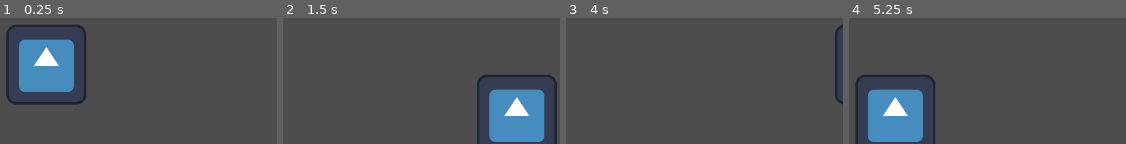
Above: before the commit, frames 1-4 (left to right).
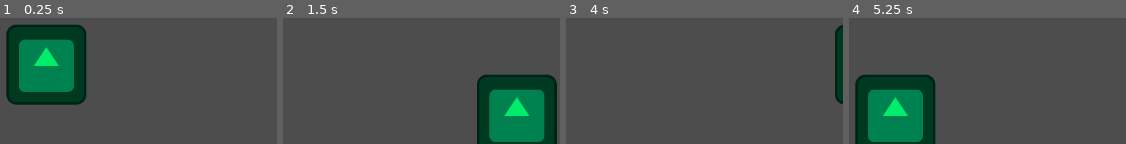
Above: after the commit, the same moments.

Repository: M1rceaDogaru/gwj-85
Game: Godot game, scene res://map/map.tscn
Two runs of this game, one before a commit and one after it. Both use one fixed random seed, a clock stepped at 60 frames per second and the inputs below. The engine's default icon, where the game draws it, is replaced by a stand-in: a white triangle on a blue panel in a dark square.
Inputs:
- Up to frame 1 (0.25 s): no input
- Up to frame 2 (1.5 s): tap Enter at 0.5 s; hold D (move_right) 0.53-1.28 s; hold S (move_down) from 1.28 s (still down)
- Up to frame 3 (4 s): tap Space at 2, 3.5 s; release S (move_down) at 2.03 s; hold D (move_right) 2.03-2.78 s; tap Enter at 2.75 s; hold W (move_up) 2.78-3.53 s; hold A (move_left) from 3.53 s (still down)
- Up to frame 4 (5.25 s): release A (move_left) at 5.03 s; hold S (move_down) from 5.03 s (still down)

The runs differ from the first frame. In frame 1, 18% of the frame differs, in the area x 2-32%, y 5-69%; in frame 2, 16%; in frame 3, 1.7%; in frame 4, 16%.

Commit message:
Use areas and add enemy

Diff:
--- /dev/null
+++ b/src/enemy/enemy.gd
@@ -0,0 +1,29 @@
+extends Area2D
+
+@export var move_speed: float = 100.0
+@export var max_hp: int = 20
+@export var damage: int = 10
+
+var hp: int
+var player: Node = null
+
+signal died
+
+func _ready() -> void:
+	hp = max_hp
+
+func _physics_process(delta: float) -> void:
+	if player:
+		var direction = (player.global_position - global_position).normalized()
+		position += direction * move_speed * delta
+
+func take_damage(amount: int) -> void:
+	hp -= amount
+	if hp <= 0:
+		died.emit()
+		queue_free()
+
+# Detect player collision
+func _on_area_entered(area: Area2D) -> void:
+	if area.is_in_group("player"):
+		area.take_damage(damage)
--- /dev/null
+++ b/src/enemy/enemy.tscn
@@ -0,0 +1,21 @@
+[gd_scene load_steps=4 format=3 uid="uid://6gsojm6g0v3m"]
+
+[ext_resource type="Texture2D" uid="uid://bnjpj4e2pjxk4" path="res://icon.svg" id="1_2mvqj"]
+[ext_resource type="Script" uid="uid://c6opshge6lv53" path="res://enemy/enemy.gd" id="1_ofsxj"]
+
+[sub_resource type="CircleShape2D" id="CircleShape2D_ofsxj"]
+radius = 33.24154
+
+[node name="Enemy" type="Area2D"]
+collision_layer = 2
+collision_mask = 5
+script = ExtResource("1_ofsxj")
+
+[node name="Sprite2D" type="Sprite2D" parent="."]
+modulate = Color(0.99999994, 0.20140278, 0.24078491, 1)
+texture = ExtResource("1_2mvqj")
+
+[node name="CollisionShape2D" type="CollisionShape2D" parent="."]
+shape = SubResource("CircleShape2D_ofsxj")
+
+[connection signal="area_entered" from="." to="." method="_on_area_entered"]
--- a/src/player/player.gd
+++ b/src/player/player.gd
@@ -1,9 +1,10 @@
-extends CharacterBody2D
+extends Area2D
 
 @export var move_speed: float = 400.0
 @export var max_hp: int = 100
 
 var hp: int
+var velocity: Vector2
 
 signal died
 
@@ -14,14 +15,13 @@
 	handle_movement(delta)
 
 func handle_movement(delta: float) -> void:
+	velocity = Vector2.ZERO
 	var horizontal_input = Input.get_axis("move_left", "move_right")
 	var vertical_input = Input.get_axis("move_up", "move_down")
 	velocity = Vector2(horizontal_input, vertical_input)
 
 	if velocity != Vector2.ZERO:
-		velocity = velocity.normalized() * move_speed
-
-	move_and_slide()
+		position += velocity.normalized() * move_speed * delta
 
 func take_damage(amount: int) -> void:
 	hp -= amount
--- a/src/player/player.tscn
+++ b/src/player/player.tscn
@@ -6,10 +6,12 @@
 [sub_resource type="CircleShape2D" id="CircleShape2D_rkbax"]
 radius = 31.016125
 
-[node name="Player" type="CharacterBody2D"]
+[node name="Player" type="Area2D" groups=["player"]]
+collision_mask = 6
 script = ExtResource("1_rkbax")
 
 [node name="Sprite2D" type="Sprite2D" parent="."]
+modulate = Color(0, 0.92811805, 0.4187166, 1)
 texture = ExtResource("1_oul6g")
 
 [node name="CollisionShape2D" type="CollisionShape2D" parent="."]
--- a/src/project.godot
+++ b/src/project.godot
@@ -21,6 +21,10 @@
 window/size/viewport_height=1080
 window/size/window_width_override=1280
 window/size/window_height_override=720
+
+[global_group]
+
+player=""
 
 [input]
 
@@ -53,6 +57,12 @@
 ]
 }
 
+[layer_names]
+
+2d_physics/layer_1="Player"
+2d_physics/layer_2="Enemy"
+2d_physics/layer_3="Obstacle"
+
 [rendering]
 
 renderer/rendering_method="gl_compatibility"
Not shown, added: src/enemy/enemy.gd.uid
